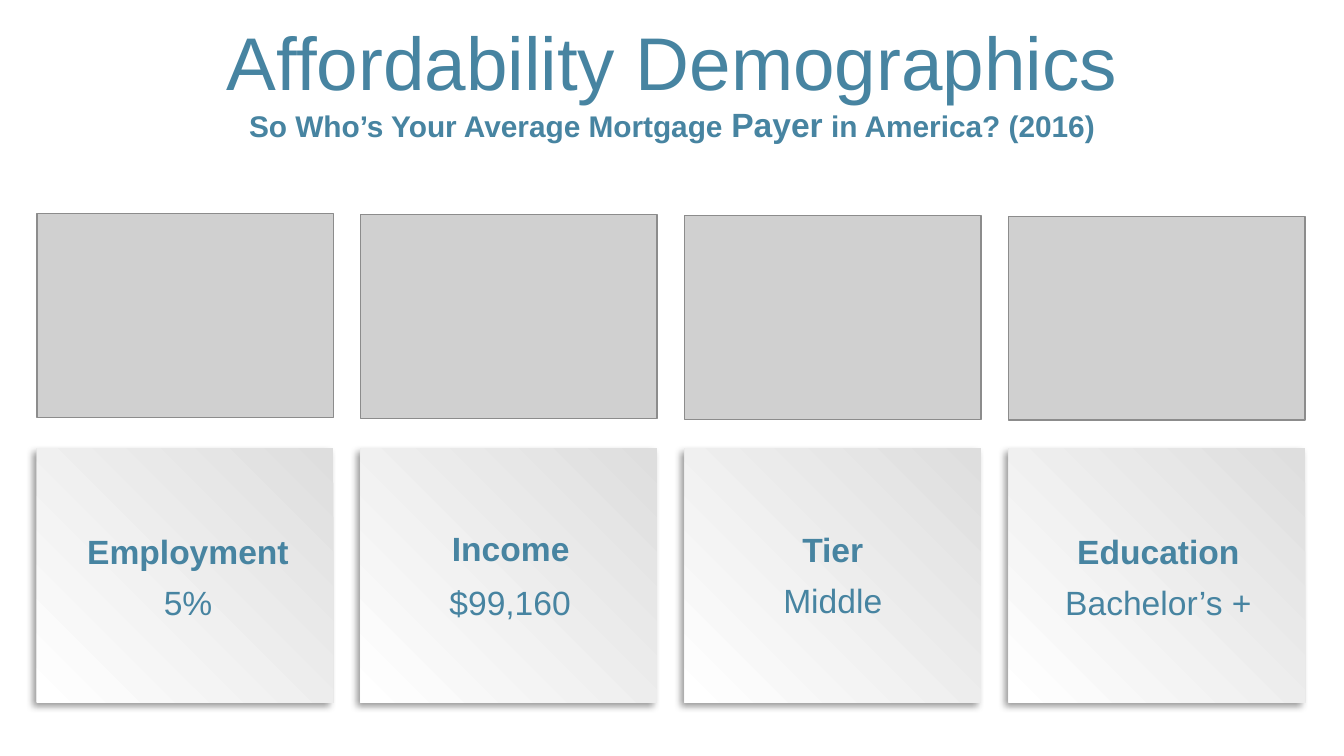
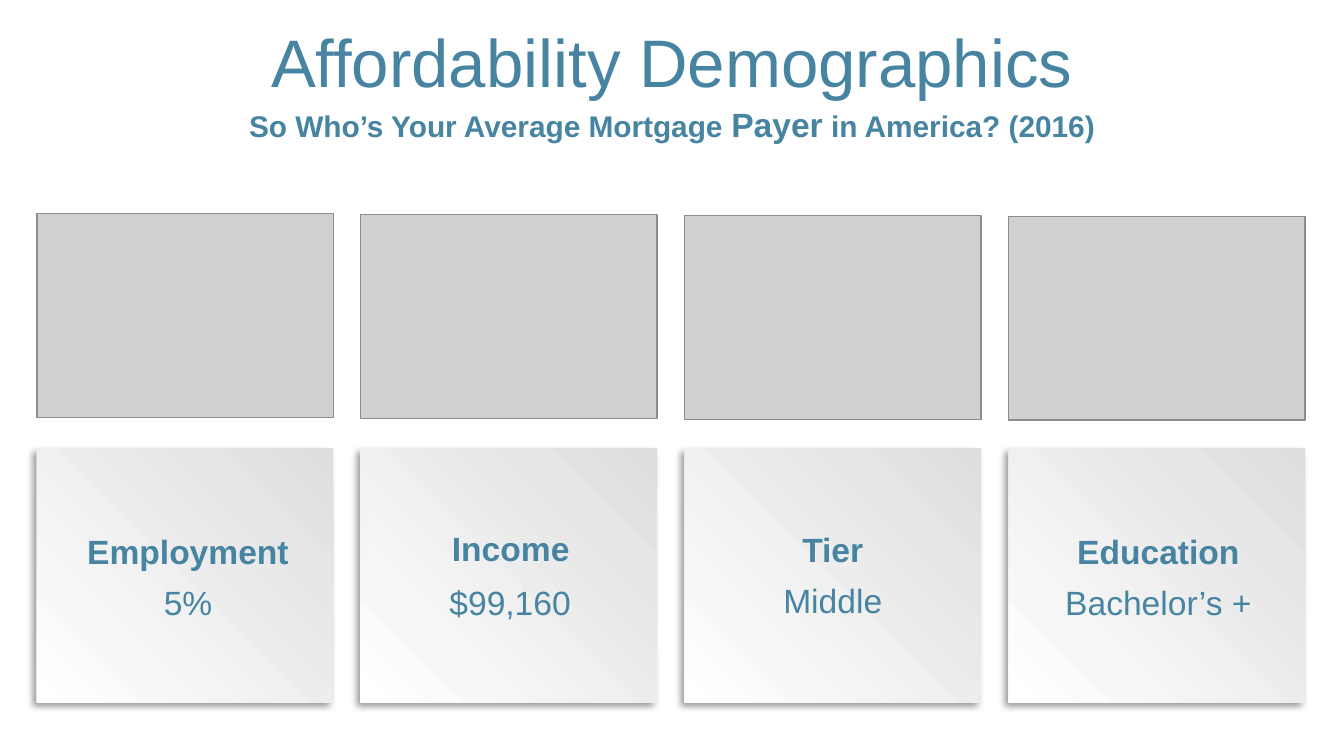
Before and after one commit to LoriHarris/Real_Estate_Affordability, a slide deck: slide 6 of LoriSlides.pptx. Drawn at 1344x756 pixels with LibreOffice and Linux fonts; fonts in the diff are those of the drawing; grey boxes stand for pictures; background and template pictures are left out. Boxes give left, top, right and bottom in pixels: in the first picture for what was removed or moved away, otherwise in the second. Text is boxed around its words. In the diff, an @@ line names an element or a change of style, - is before the commit and + after.

```diff
--- a/LoriSlides.pptx
+++ b/LoriSlides.pptx
@@ text "Affordability Demographics" at bbox=[271, 38, 1072, 100]: size 40 to 36 pt @@
```
Also in this commit, not shown: 4 other slides changed.
